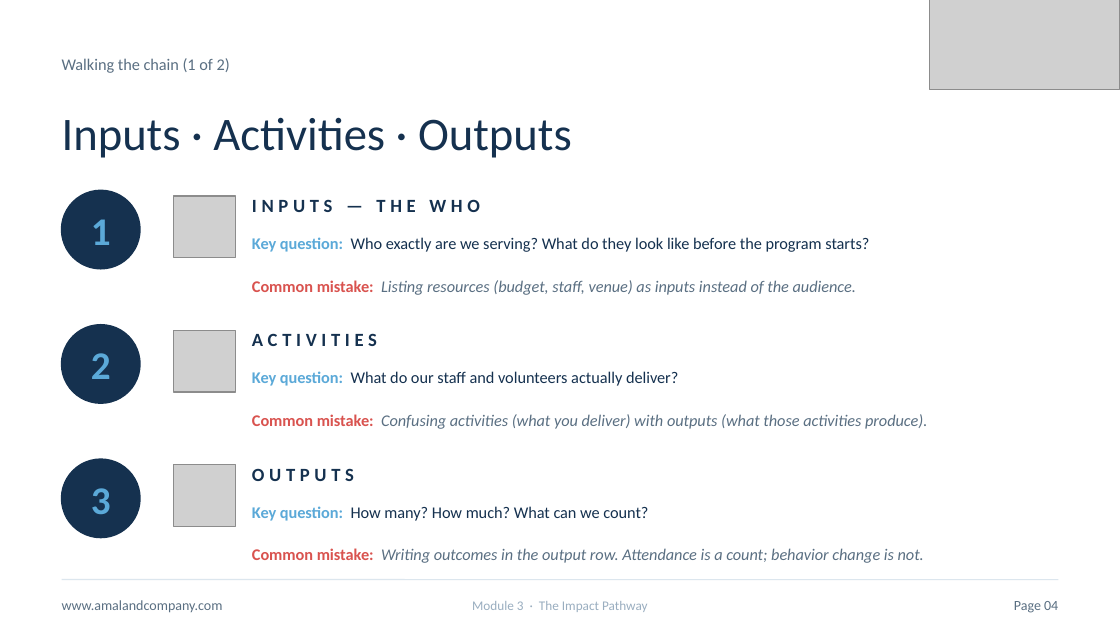
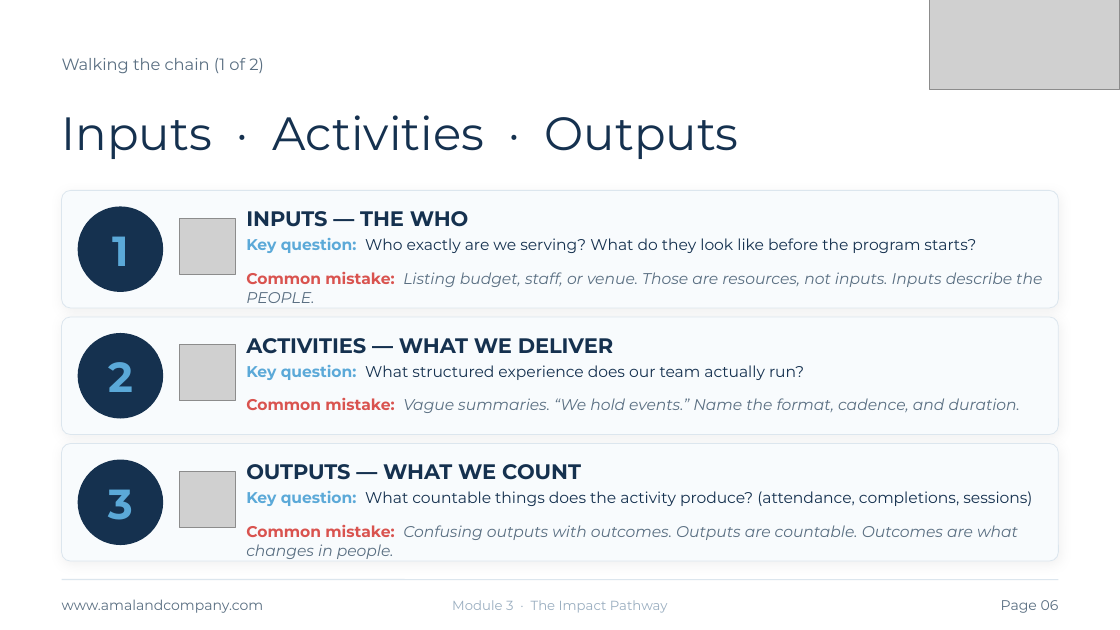
Before and after one commit to gihan-oss/TOCProgram, a slide deck: slide 6 of public/slides/module-3-impact-pathway.pptx (slide 4 before the commit). Drawn at 1120x630 pixels with LibreOffice and Linux fonts; fonts in the diff are those of the drawing; grey boxes stand for pictures. Boxes give left, top, right and bottom in pixels: in the first picture for what was removed or moved away, otherwise in the second. Text is boxed around its words. In the diff, an @@ line names an element or a change of style, - is before the commit and + after.

```diff
--- a/public/slides/module-3-impact-pathway.pptx
+++ b/public/slides/module-3-impact-pathway.pptx
@@ rounded rectangle added at (62,190,1058,308), fill #F8FBFD, outline #DCE6EE 0.5 pt @@
@@ size 25.2 to 27 pt, font Calibri to Montserrat in 3 elements at (108,489,133,520), (108,362,133,392), (112,236,128,266) @@
@@ text "1": place and size @@
-text "1" at (91,219,111,245)
+text "1" at (112,236,128,266)
@@ ellipse: place and size @@
-ellipse at (62,190,140,269)
+ellipse at (78,207,162,291)
@@ text "INPUTS — THE WHO": place and size @@
-text "INPUTS — THE WHO" at (252,199,480,212)
+text "INPUTS — THE WHO" at (246,211,469,227)
@@ text "INPUTS — THE WHO" at (246,211,469,227): size 12 to 13.5 pt, font Calibri to Montserrat, letter spacing 3 to 0 pt @@
@@ picture: place and size @@
-picture at (174,196,235,258)
+picture at (179,218,235,274)
@@ text "Key question: Who exactly are ..." at (246,238,976,253): size 10.5 to 10 pt, font Calibri to Montserrat; vertical alignment middle to top @@
@@ text at (246,272,1042,303): text changed; size 10.5 to 10 pt; font Calibri to Montserrat @@
-Common mistake: Listing resources (budget, staff, venue) as inputs instead of the audience.
+Common mistake: Listing budget, staff, or venue. Those are resources, not inputs. Inputs describe the PEOPLE.
@@ rounded rectangle added at (62,317,1058,435), fill #F8FBFD, outline #DCE6EE 0.5 pt @@
@@ text "2": place and size @@
-text "2" at (91,353,111,379)
+text "2" at (108,362,133,392)
@@ ellipse: place and size @@
-ellipse at (62,325,140,403)
+ellipse at (78,334,162,418)
@@ picture: place and size @@
-picture at (174,330,235,392)
+picture at (179,345,235,401)
@@ text added at (246,338,613,354), 13.5 pt, text #15314F, bold @@
+ACTIVITIES — WHAT WE DELIVER
@@ text removed at (252,333,377,346) @@
-ACTIVITIES
@@ text at (246,365,804,380): text changed; size 10.5 to 10 pt; font Calibri to Montserrat @@
-Key question: What do our staff and volunteers actually deliver?
+Key question: What structured experience does our team actually run?
@@ text added at (246,398,1020,413), 10 pt, text #5A6F82, italic @@
+Common mistake: Vague summaries. “We hold events.” Name the format, cadence, and duration.
@@ text removed at (252,414,927,429) @@
-Common mistake: Confusing activities (what you deliver) with outputs (what those activities produce).
@@ rounded rectangle added at (62,444,1058,561), fill #F8FBFD, outline #DCE6EE 0.5 pt @@
@@ text "3": place and size @@
-text "3" at (91,488,111,514)
+text "3" at (108,489,133,520)
@@ ellipse: place and size @@
-ellipse at (62,459,140,538)
+ellipse at (78,460,162,544)
@@ picture: place and size @@
-picture at (174,465,235,526)
+picture at (179,472,235,528)
@@ text at (246,464,581,480): text changed; size 10.5 to 13.5 pt; font Calibri to Montserrat; bold on @@
-Key question: How many? How much? What can we count?
+OUTPUTS — WHAT WE COUNT
@@ text removed at (252,468,354,481) @@
-OUTPUTS
@@ text added at (246,491,1032,506), 10 pt, text #15314F @@
+Key question: What countable things does the activity produce? (attendance, completions, sessions)
@@ vertical alignment middle to top in 3 elements at (246,272,1042,303), (246,365,804,380), (246,525,1018,559) @@
@@ text at (246,525,1018,559): text changed; size 10.5 to 10 pt; font Calibri to Montserrat @@
-Common mistake: Writing outcomes in the output row. Attendance is a count; behavior change is not.
+Common mistake: Confusing outputs with outcomes. Outputs are countable. Outcomes are what changes in people.
@@ font Calibri to Montserrat in 4 elements at (62,58,264,73), (62,115,739,159), (62,599,264,613), (452,600,668,613) @@
@@ text at (1001,600,1059,613): text changed; font Calibri to Montserrat @@
-Page 04
+Page 06
```
Also in this commit, not shown: 12 other slides changed, 11 slides added, 2 slides removed.
